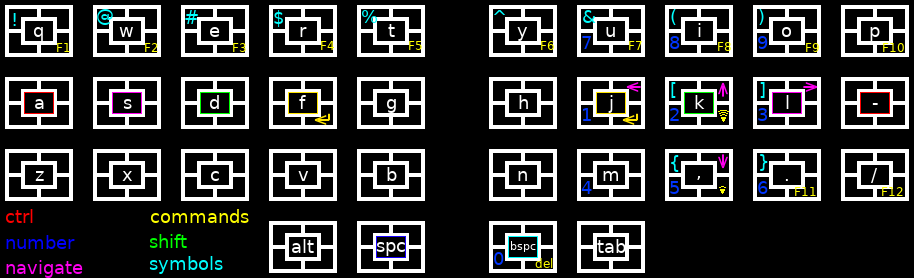
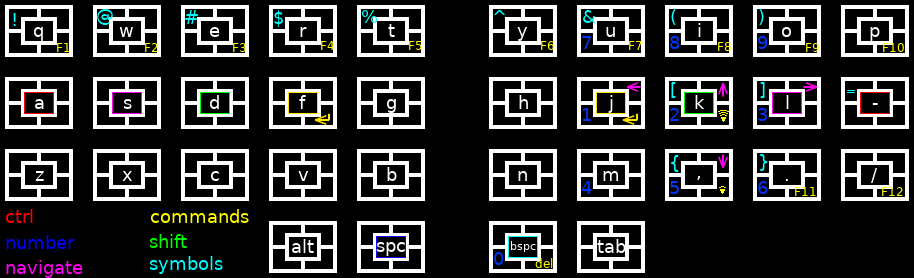
Layered file, before and after one edit (914x278). Changes by layer:
added layer "=" above "commands" over [847, 90, 855, 93]
